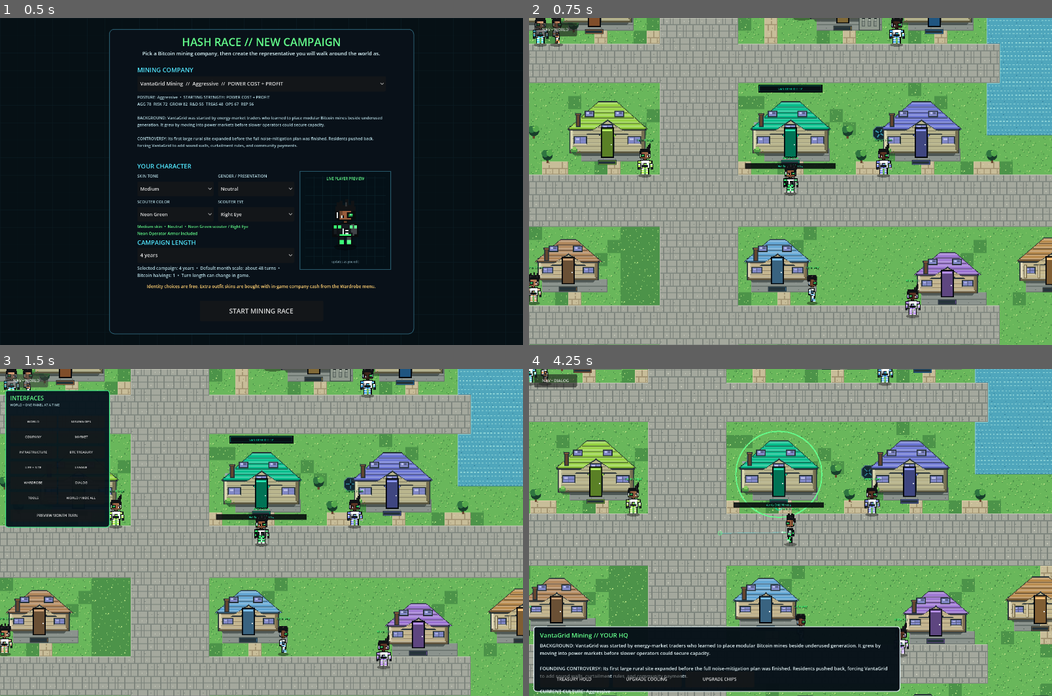
Above: before the commit, frames 1-4 (two rows, left to right).
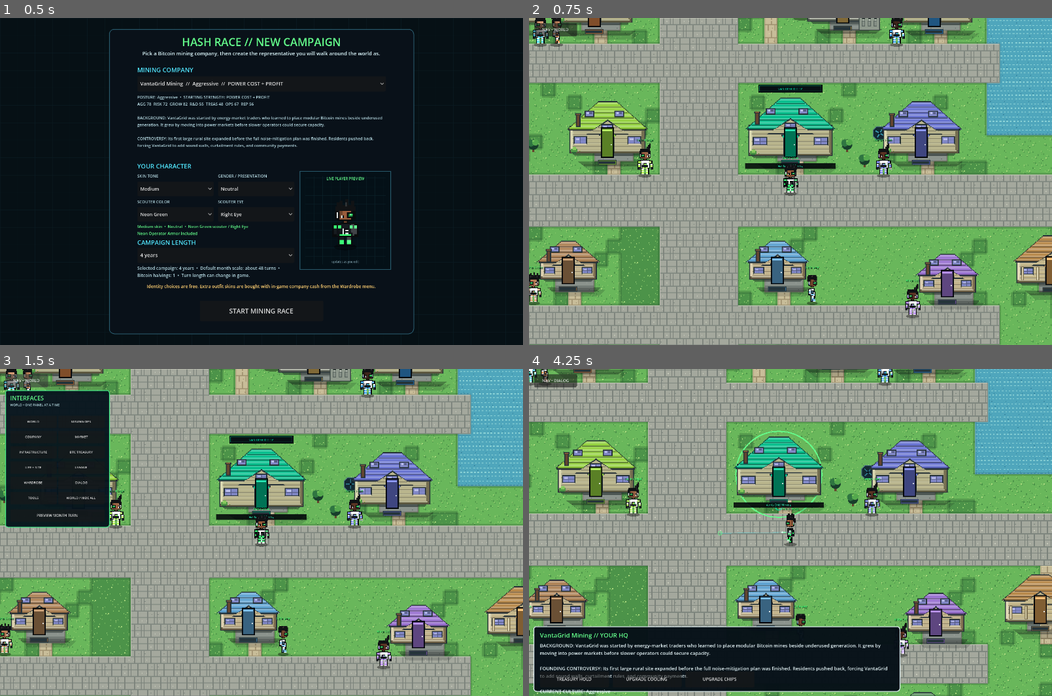
Above: after the commit, the same moments.

Repository: 1freetech/HashRace
Game: Godot game, scene res://scenes/campaign_setup.tscn
Same seed, same stepped clock (60 frames per second), same inputs: the game is played once before the commit and once after it.
Inputs (mouse positions are in pixels of both pictures, inside the frame that each line leads up to):
- Up to frame 1 (0.5 s): no input
- Up to frame 2 (0.75 s): click "START MINING RACE" at 0.5 s
- Up to frame 3 (1.5 s): click "NAV • WORLD" at 1.25 s
- Up to frame 4 (4.25 s): click "WORLD" at 2 s; tap Enter (ui_accept) at 2.75, 3.02 s; move the mouse to (905, 516) at 2.77 s; hold D 2.78-3.5 s; tap E at 2.85 s; click (905, 516) at 2.92 s; drag from (685, 548) to (764, 597) at 3.52 s

Frame 1 is identical in both runs. In frame 2, 11% of the frame differs, in the area x 0-100%, y 0-100%; in frame 3, 10%; in frame 4, 11%.

Commit message:
boot v0.103 intentional composition layer

Diff:
--- a/Godot/scenes/world.tscn
+++ b/Godot/scenes/world.tscn
@@ -1,7 +1,7 @@
 [gd_scene load_steps=3 format=3]
 
-; Release inheritance compatibility: world_v102.gd -> world_v101.gd -> world_v100.gd -> world_v099.gd -> world_v098.gd -> world_v097.gd -> world_v096.gd -> world_v095.gd -> world_v094.gd -> world_v093.gd -> world_v092.gd -> world_v091.gd -> world_v090.gd -> world_v089.gd -> world_v088.gd -> world_v087.gd -> prior visual/gameplay stack. v0.102 removes decorative energy/rack clutter, fixes entrance walks and water-safe landscaping, and makes the single AI rack inventory-driven.
-[ext_resource path="res://scripts/world_v102.gd" type="Script" id="1_world"]
+; Release inheritance compatibility: world_v103.gd -> world_v102.gd -> world_v101.gd -> world_v100.gd -> world_v099.gd -> world_v098.gd -> world_v097.gd -> world_v096.gd -> world_v095.gd -> world_v094.gd -> world_v093.gd -> world_v092.gd -> world_v091.gd -> world_v090.gd -> world_v089.gd -> world_v088.gd -> world_v087.gd -> prior gameplay stack. v0.103 adds intentional visual hierarchy, stronger shadows/light, layered terrain transitions and larger grass buffers.
+[ext_resource path="res://scripts/world_v103.gd" type="Script" id="1_world"]
 [ext_resource path="res://scripts/live_treasury_controls.gd" type="Script" id="2_treasury"]
 
 [node name="HashRaceRPGStrategyWorld" type="Node2D"]
